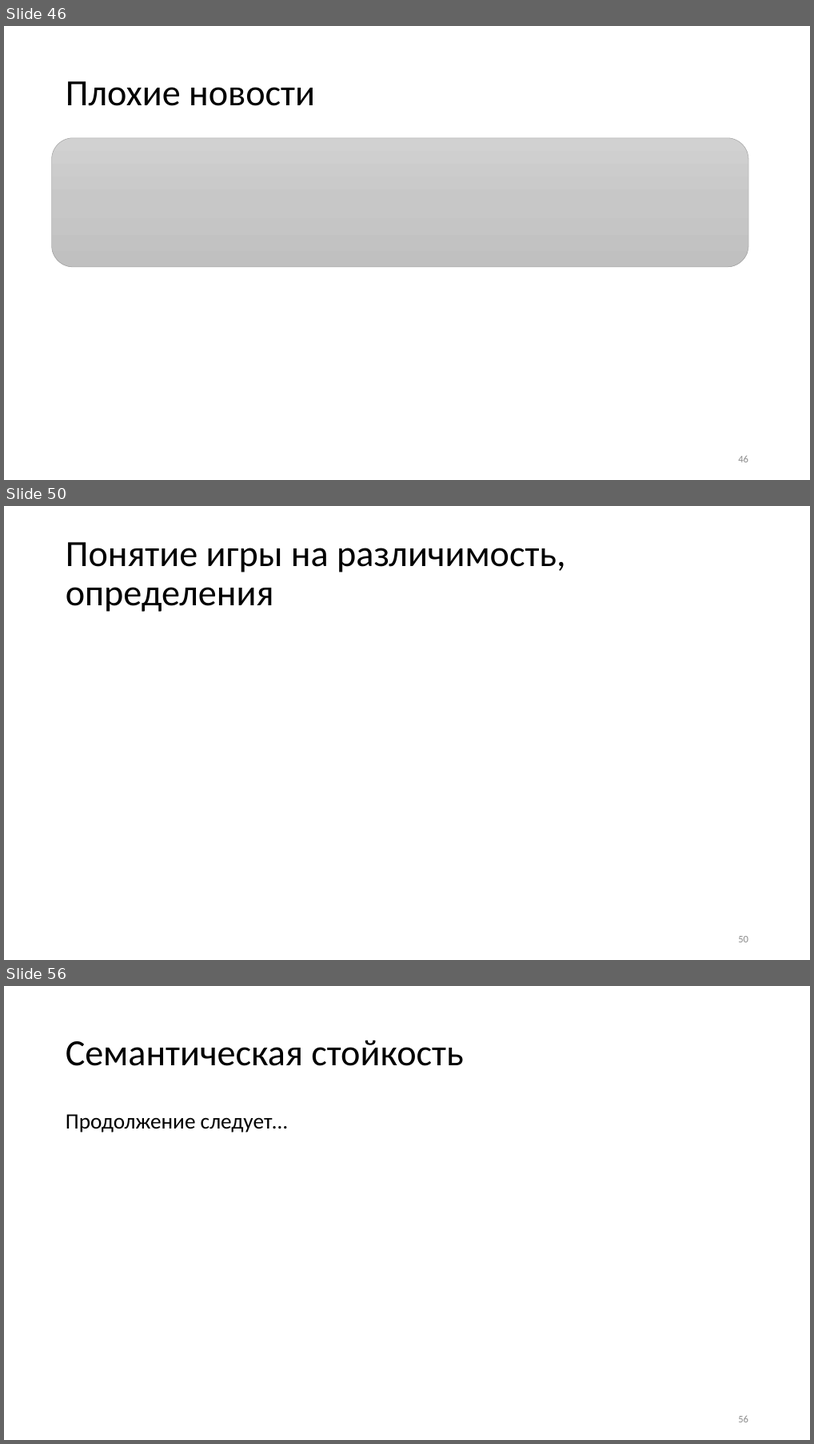
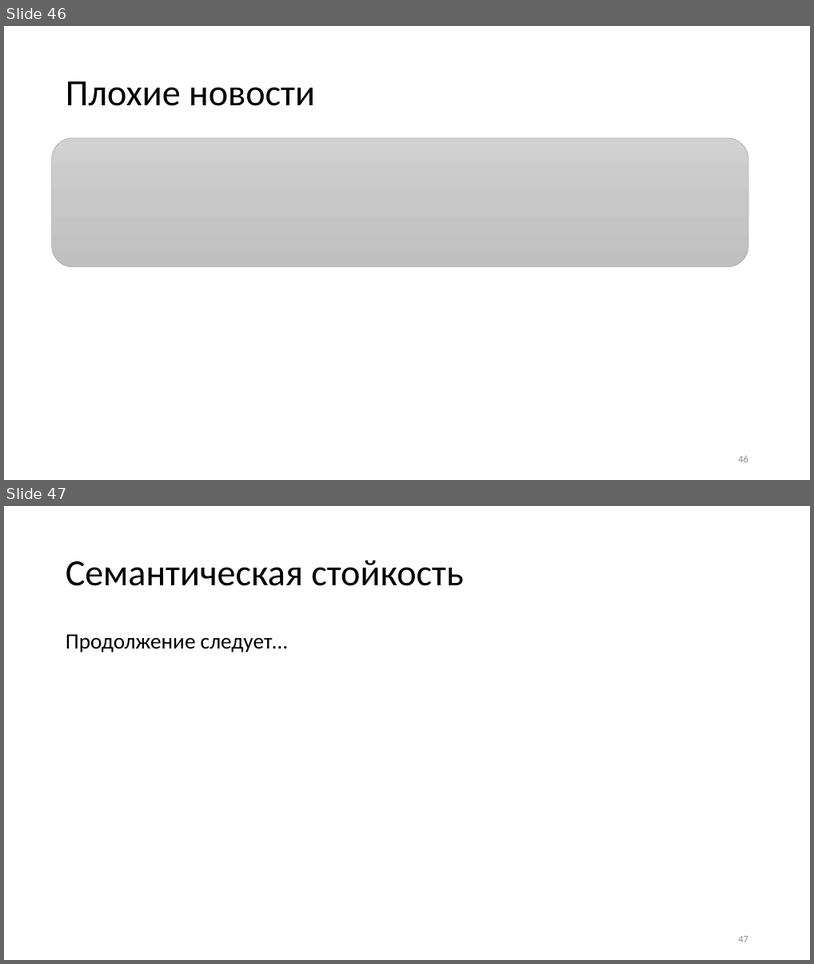
Before and after one commit to CryptoCourse/CryptoLectures, a slide deck: Lectures/Lecture1.pptx. Shown one above the other, each under a label of ours: slides 46, 50 and 56 before the commit, slides 46 and 47 after it; the slides between them are not shown. The pictures are 814x1444 and 814x964 pixels, drawn with LibreOffice and Linux fonts; fonts in the diff are those of the drawing; grey boxes stand for pictures. Boxes give left, top, right and bottom in pixels: in the first picture for what was removed or moved away, otherwise in the second. Text is boxed around its words. In the diff, an @@ line names an element or a change of style, - is before the commit and + after.

```diff
--- a/Lectures/Lecture1.pptx
+++ b/Lectures/Lecture1.pptx
@@ slide 50 removed at (x1=4, y1=506, x2=810, y2=960), background #FFFFFF @@
@@ title removed at (x1=66, y1=542, x2=566, y2=612) @@
-Понятие игры на различимость, определения
@@ page number removed at (x1=738, y1=936, x2=749, y2=942) @@
-50
@@ what was slide 56 is now slide 47 @@
@@ page number at (x1=738, y1=936, x2=749, y2=942): text changed @@
-56
+47
```
Also in this commit, not shown: 8 other slides removed, 1 other file.
